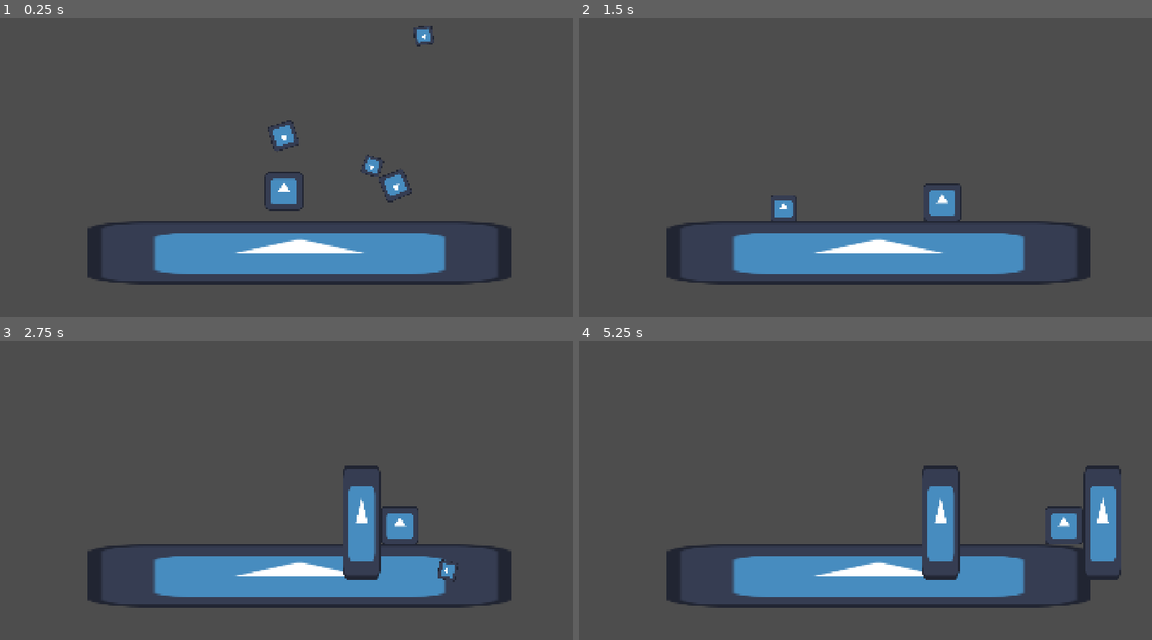
Above: before the commit, frames 1-4 (two rows, left to right).
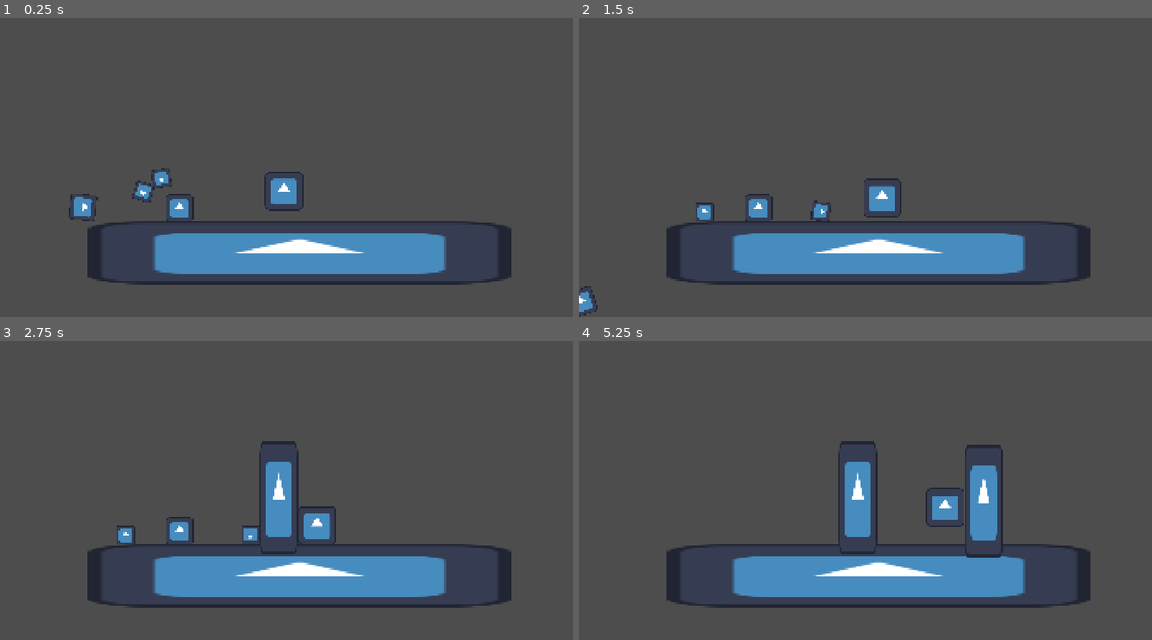
Above: after the commit, the same moments.

Repository: Goodman599/UWGameDevClubFall2026Jam
Game: Godot game, scene res://main.tscn
The game is run twice, just before and just after one commit, with the same random seed, the same clock (stepped at 60 frames per second) and the same inputs. The engine's default icon, where the game draws it, is replaced by a stand-in: a white triangle on a blue panel in a dark square.
Inputs:
- Up to frame 1 (0.25 s): no input
- Up to frame 2 (1.5 s): hold D (right) from 0.53 s (still down); tap T (time_stop_temp, bound only after the commit) at 0.6 s; tap Space (jump) at 0.77 s; tap K (create_bomb) at 1.35 s
- Up to frame 3 (2.75 s): tap Space (jump) at 1.52 s; tap T (time_stop_temp, bound only after the commit) at 1.55, 2.3 s; release D (right) at 2.03 s; hold A (left) from 2.03 s (still down); tap J (create_platform) at 2.1 s
- Up to frame 4 (5.25 s): release A (left) at 2.78 s; hold D (right) 2.78-4.28 s; tap T (time_stop_temp, bound only after the commit) at 2.85, 3.6, 4.55 s; tap Space (jump) at 3.02, 3.77, 4.52 s; hold A (left) 4.28-5.03 s; tap K (create_bomb) at 4.35 s; hold D (right) from 5.03 s (still down); tap J (create_platform) at 5.1 s

The runs differ from the first frame. In frame 1, 1.5% of the frame differs, in the area x 12-76%, y 2-68%; in frame 2, 1.8%; in frame 3, 4.9%; in frame 4, 6.6%, in the area x 45-95%, y 33-80%.

Commit message:
Time stop (temporarily uses t to toggle)
time slow for smooth transition when stopping time
scrap metal in main deleted and readded while resolving version conflicts

Diff:
--- a/main.tscn
+++ b/main.tscn
@@ -2,7 +2,8 @@
 
 [ext_resource type="PackedScene" uid="uid://dl4howmdppkeh" path="res://player_files/player.tscn" id="1_0xm2m"]
 [ext_resource type="Texture2D" uid="uid://d3ltd0mands33" path="res://icon.svg" id="2_h2yge"]
-[ext_resource type="PackedScene" uid="uid://80e7j42bq2d5" path="res://game_objects/scrap_files/scrap_metal.tscn" id="3_h2yge"]
+[ext_resource type="Script" uid="uid://bq1bwh2jx7n51" path="res://player_files/time_stop.gd" id="3_h2yge"]
+[ext_resource type="PackedScene" uid="uid://80e7j42bq2d5" path="res://game_objects/scrap_files/scrap_metal.tscn" id="4_1bvp3"]
 
 [sub_resource type="GDScript" id="GDScript_h2yge"]
 
@@ -28,14 +29,18 @@
 position = Vector2(644, 40)
 shape = SubResource("RectangleShape2D_jreem")
 
-[node name="ScrapMetal" parent="." unique_id=635839251 instance=ExtResource("3_h2yge")]
-position = Vector2(1288, 640)
+[node name="TimeStop" type="Node2D" parent="." unique_id=910565116]
+process_mode = 3
+script = ExtResource("3_h2yge")
 
-[node name="ScrapMetal2" parent="." unique_id=1645243126 instance=ExtResource("3_h2yge")]
-position = Vector2(1296, 248)
+[node name="ScrapMetal" parent="." unique_id=635839251 instance=ExtResource("4_1bvp3")]
+position = Vector2(521, 726)
 
-[node name="ScrapMetal3" parent="." unique_id=1364464115 instance=ExtResource("3_h2yge")]
-position = Vector2(1344, 440)
+[node name="ScrapMetal2" parent="." unique_id=222398256 instance=ExtResource("4_1bvp3")]
+position = Vector2(417, 727)
 
-[node name="ScrapMetal4" parent="." unique_id=502068061 instance=ExtResource("3_h2yge")]
-position = Vector2(1136, 440)
+[node name="ScrapMetal3" parent="." unique_id=340869009 instance=ExtResource("4_1bvp3")]
+position = Vector2(602, 726)
+
+[node name="ScrapMetal4" parent="." unique_id=1277384016 instance=ExtResource("4_1bvp3")]
+position = Vector2(443, 702)
--- /dev/null
+++ b/player_files/time_stop.gd
@@ -0,0 +1,42 @@
+extends Node2D
+const TIME_SLOW := true # control whether or not time slows before/after time stops for a smooth transition
+const ENTER_TIME_SLOW_SPAN := 0.25 # how long in seconds the transition to stopped time is
+const EXIT_TIME_SLOW_SPAN := 0.4 # how long in seconds the transition from stopped time is
+
+# for something to not be paused, go to Process->Mode and set it to Always
+# should be done for this node, as well as bomb/platform placement node
+
+
+
+# slows time then pauses
+func stop_time() -> void:
+	var tween = create_tween().set_ignore_time_scale(true).tween_property(Engine, "time_scale", 0.1, ENTER_TIME_SLOW_SPAN)
+	await tween.finished
+	get_tree().paused = true
+
+
+
+
+# unpauses then unslows time
+func resume_time() -> void:
+	get_tree().paused = false
+	var tween = create_tween().set_ignore_time_scale(true).tween_property(Engine, "time_scale", 1, EXIT_TIME_SLOW_SPAN)
+
+
+func _process(delta: float) -> void:
+	if Input.is_action_just_pressed("time_stop_temp"): # temporary input for testing, TODO remove
+		if !get_tree().paused:
+			stop_time()
+		else:
+			resume_time()
+
+# (polish, not a priority)
+# fades in the time stop shader
+func start_shader() -> void:
+	pass # TODO
+
+# (polish, not a priority)
+# fades out the time stop shader
+# set instant to true to remove fade out
+func end_shader(instant: bool = false) -> void:
+	pass # TODO
--- a/project.godot
+++ b/project.godot
@@ -27,6 +27,11 @@
 
 [input]
 
+time_stop_temp={
+"deadzone": 0.2,
+"events": [Object(InputEventKey,"resource_local_to_scene":false,"resource_name":"","device":-1,"window_id":0,"alt_pressed":false,"shift_pressed":false,"ctrl_pressed":false,"meta_pressed":false,"pressed":false,"keycode":0,"physical_keycode":84,"key_label":0,"unicode":116,"location":0,"echo":false,"script":null)
+]
+}
 jump={
 "deadzone": 0.2,
 "events": [Object(InputEventKey,"resource_local_to_scene":false,"resource_name":"","device":-1,"window_id":0,"alt_press …(191 unchanged characters)…
Not shown, added: player_files/time_stop.gd.uid
